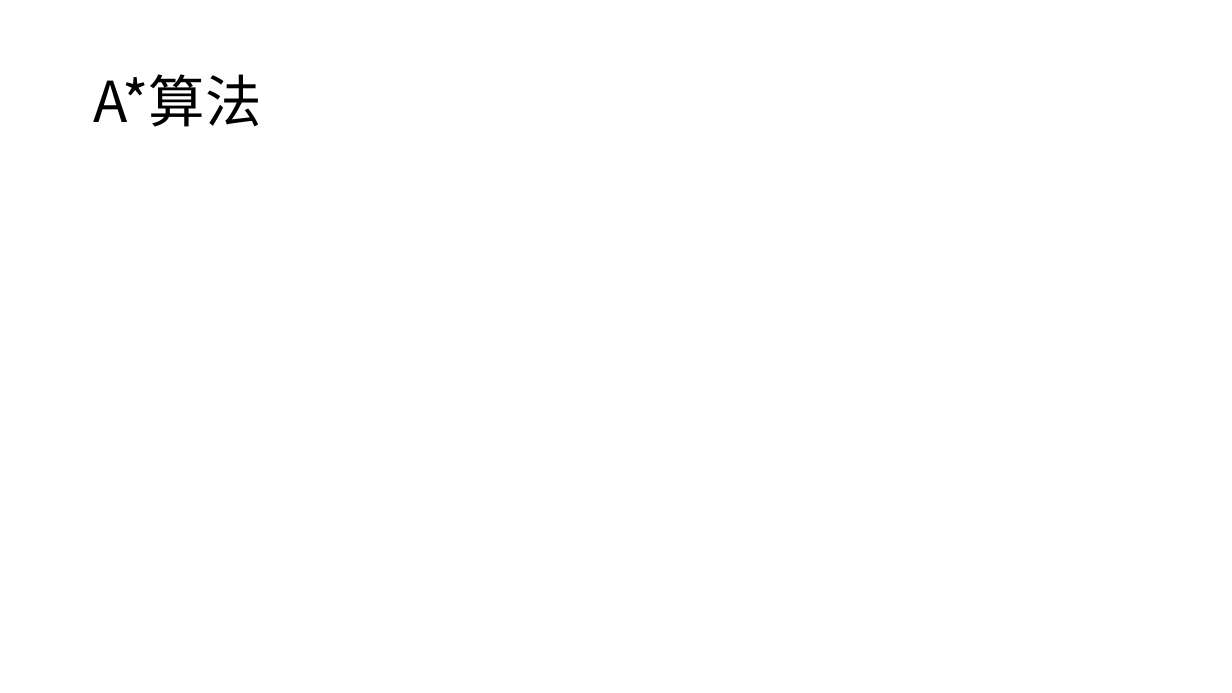
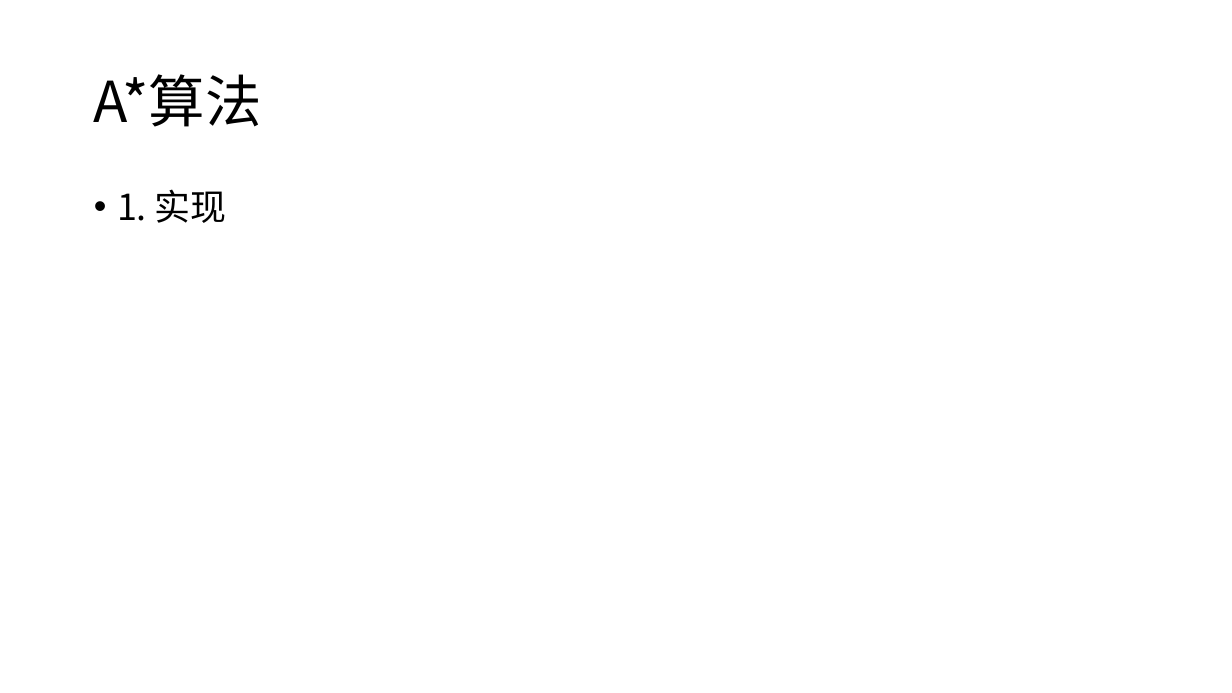
Before and after one commit to HuangDDU/hzy_algorithm, a slide deck: slide 34 of huawei/日志记录.pptx (slide 31 before the commit). Drawn at 1232x693 pixels with LibreOffice and Linux fonts; fonts in the diff are those of the drawing. Boxes give left, top, right and bottom in pixels: in the first picture for what was removed or moved away, otherwise in the second. Text is boxed around its words. In the diff, an @@ line names an element or a change of style, - is before the commit and + after.

```diff
--- a/huawei/日志记录.pptx
+++ b/huawei/日志记录.pptx
@@ text added at (117, 189, 227, 223), 28 pt, text #000000 @@
+• 1. 实现
```
Also in this commit, not shown: 1 other slide changed, 3 slides added, 3 other files.
